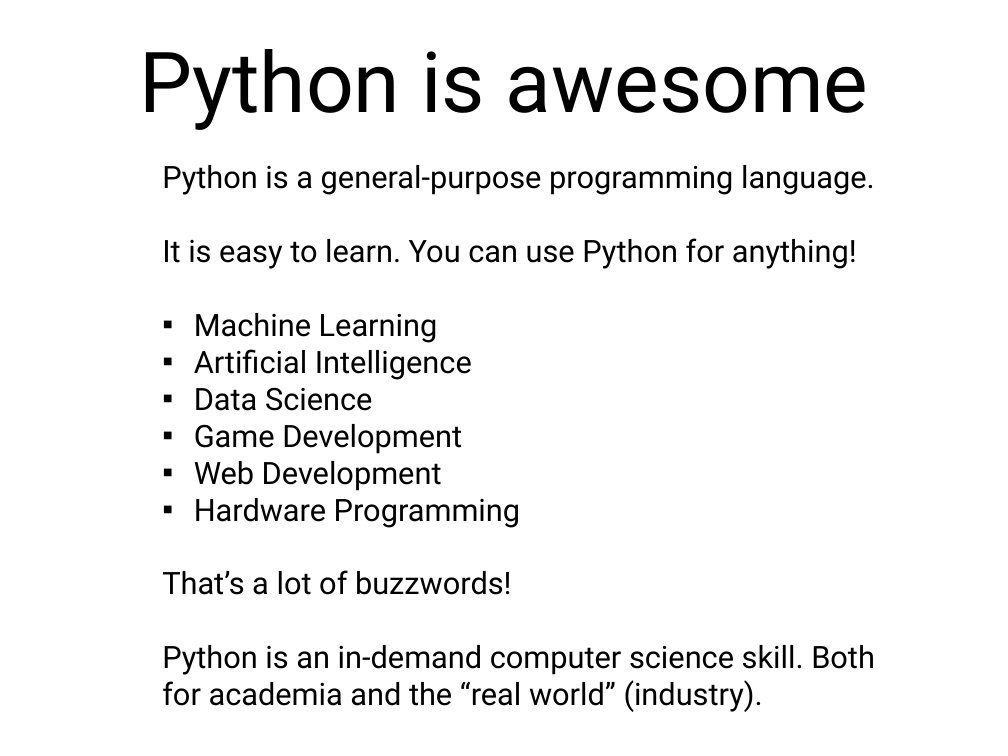
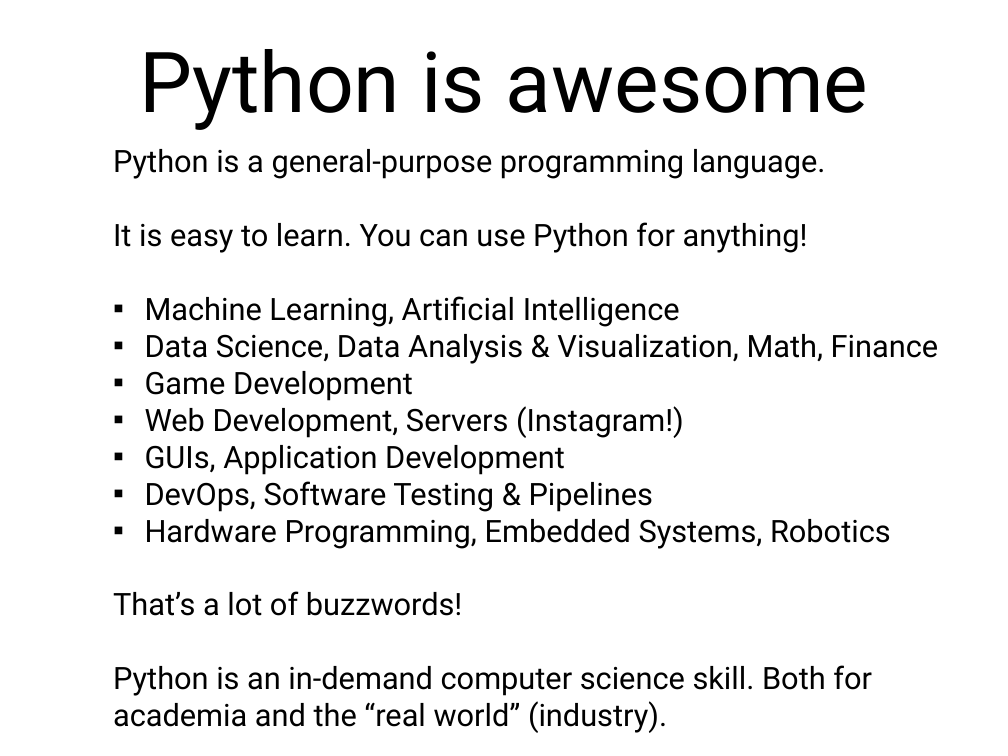
Before and after one commit to nelson-group/pycourse, a slide deck: slide 3 of intro.pptx. Drawn at 1008x756 pixels with LibreOffice and Linux fonts; fonts in the diff are those of the drawing. Boxes give left, top, right and bottom in pixels: in the first picture for what was removed or moved away, otherwise in the second. Text is boxed around its words. In the diff, an @@ line names an element or a change of style, - is before the commit and + after.

```diff
--- a/intro.pptx
+++ b/intro.pptx
@@ text "Python is a general-purpose programming ...": place and size @@
-text "Python is a general-purpose programming ..." at <box>162,165,875,712</box>
+text "Python is a general-purpose programming ..." at <box>113,149,938,733</box>
@@ text at <box>145,296,938,364</box>: text changed @@
-▪ Machine Learning
-▪ Artificial Intelligence
-▪ Data Science
+▪ Machine Learning, Artificial Intelligence
+▪ Data Science, Data Analysis & Visualization, Math, Finance
@@ text at <box>145,406,891,549</box>: text changed @@
-▪ Web Development
-▪ Hardware Programming
+▪ Web Development, Servers (Instagram!)
+▪ GUIs, Application Development
+▪ DevOps, Software Testing & Pipelines
+▪ Hardware Programming, Embedded Systems, Robotics
```
Also in this commit, not shown: 4 other slides changed, 1 slide added.
